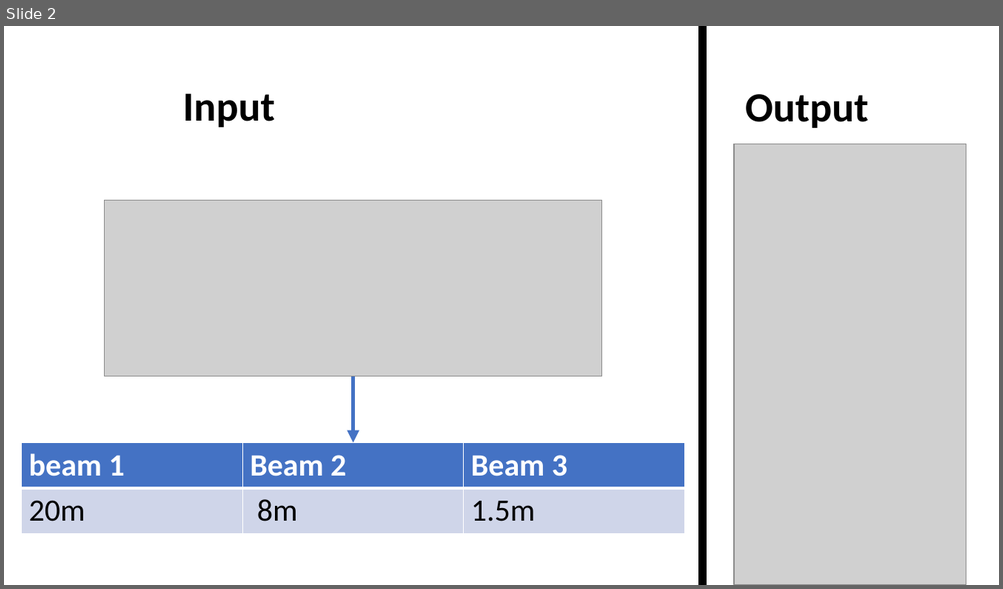
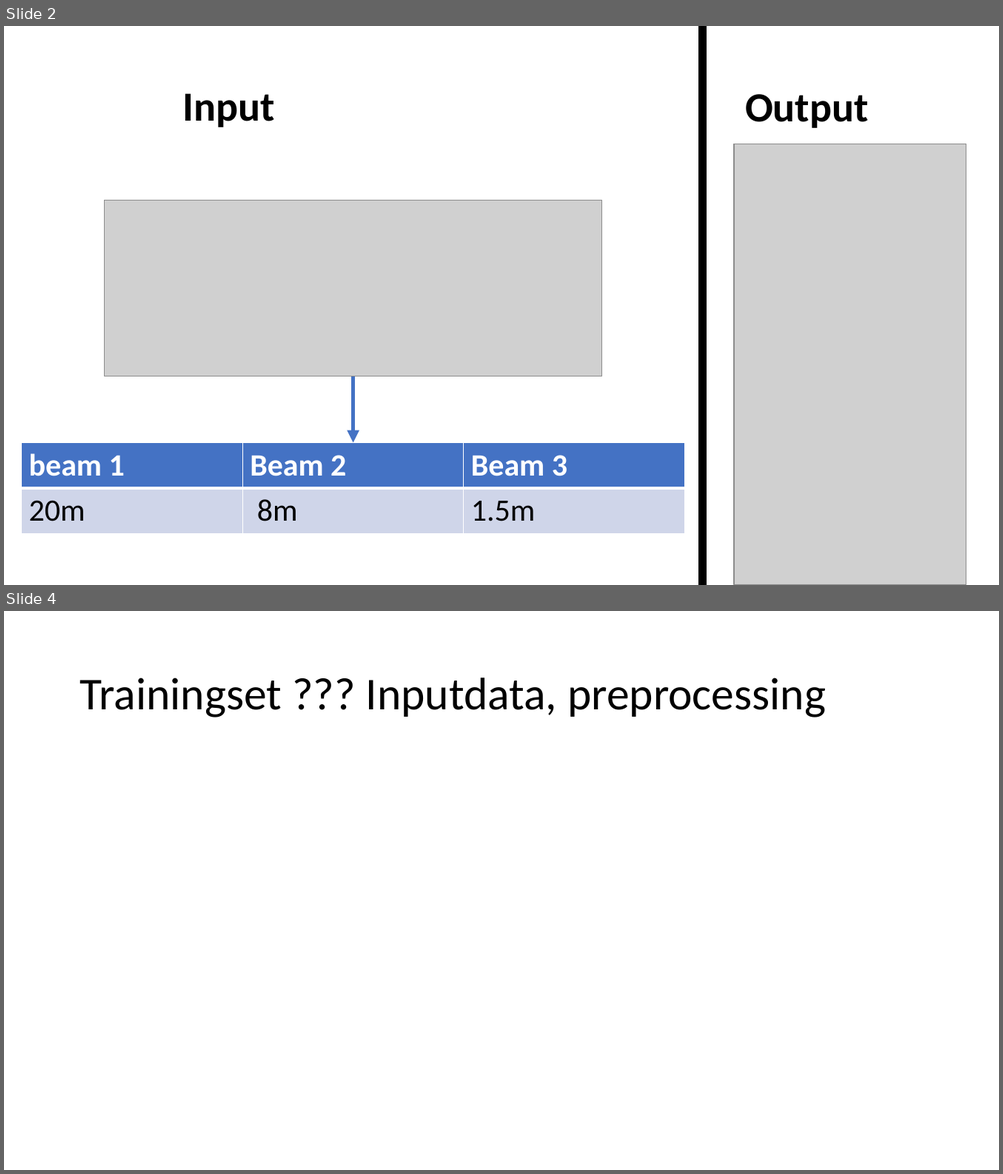
Before and after one commit to MarcRotsaert/MakeAIWork, a slide deck: simpylc/presentatie project 1/Presentatie project 1.pptx. Shown one above the other, each under a label of ours: slide 2 before the commit, slides 2 and 4 after it; the slides between them are not shown. The pictures are 1003x589 and 1003x1174 pixels, drawn with LibreOffice and Linux fonts; fonts in the diff are those of the drawing; grey boxes stand for pictures. Boxes give left, top, right and bottom in pixels: in the first picture for what was removed or moved away, otherwise in the second. Text is boxed around its words. In the diff, an @@ line names an element or a change of style, - is before the commit and + after.

```diff
--- a/simpylc/presentatie project 1/Presentatie project 1.pptx
+++ b/simpylc/presentatie project 1/Presentatie project 1.pptx
@@ slide 4 added at [4, 611, 999, 1170], background #FFFFFF @@
@@ title added at [79, 678, 825, 718], 44 pt, text #000000 @@
+Trainingset ??? Inputdata, preprocessing
```
Also in this commit, not shown: 1 slide changed, 3 other slides added.
